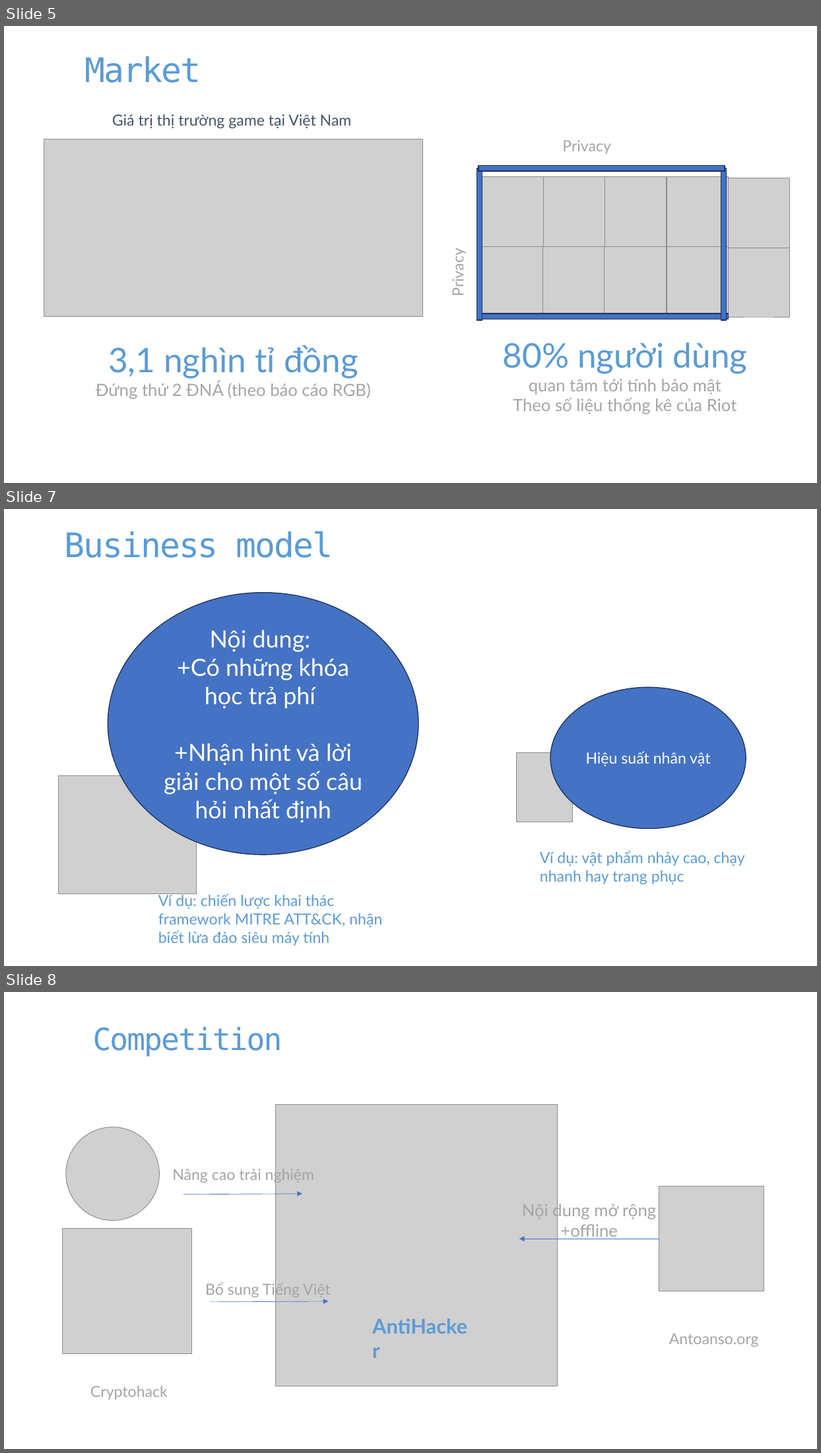
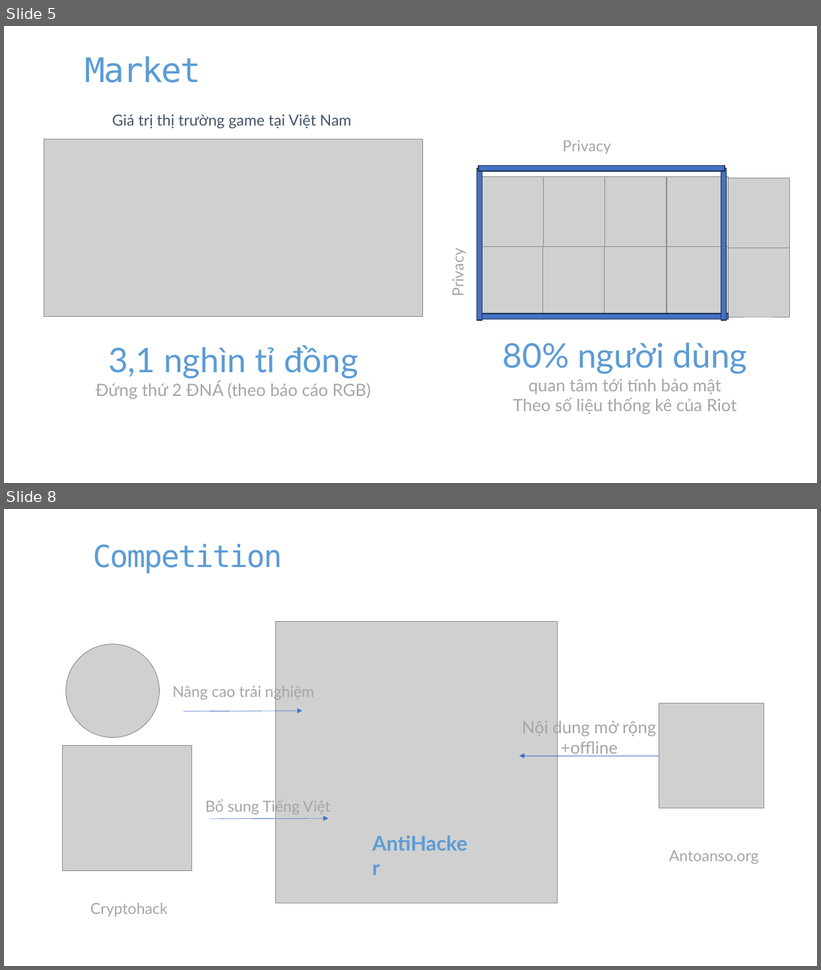
Before and after one commit to QuizGameTeam/GameUpdateRound3, a slide deck: slide/steamworkk.pptx. Shown one above the other, each under a label of ours: slides 5, 7 and 8 before the commit, slides 5 and 8 after it; the slides between them are not shown. The pictures are 821x1453 and 821x970 pixels, drawn with LibreOffice and Linux fonts; fonts in the diff are those of the drawing; grey boxes stand for pictures. Boxes give left, top, right and bottom in pixels: in the first picture for what was removed or moved away, otherwise in the second. Text is boxed around its words. In the diff, an @@ line names an element or a change of style, - is before the commit and + after.

```diff
--- a/slide/steamworkk.pptx
+++ b/slide/steamworkk.pptx
@@ slide 7 removed at bbox=[4, 509, 817, 966], background #FFFFFF @@
@@ title removed at bbox=[64, 531, 333, 558] @@
-Business model
@@ ellipse removed at bbox=[108, 593, 418, 855] @@
-Nội dung:
-+Có những khóa học trả phí
-+Nhận hint và lời giải cho một số câu hỏi nhất định
@@ ellipse removed at bbox=[550, 688, 746, 829] @@
-Hiệu suất nhân vật
@@ picture removed at bbox=[516, 753, 572, 822] @@
@@ picture removed at bbox=[58, 776, 196, 894] @@
@@ text removed at bbox=[540, 851, 745, 885] @@
-Ví dụ: vật phẩm nhảy cao, chạy nhanh hay trang phục
@@ text removed at bbox=[158, 893, 382, 946] @@
-Ví dụ: chiến lược khai thác framework MITRE ATT&CK, nhận biết lừa đảo siêu máy tính
```
Also in this commit, not shown: 2 slides changed, 1 slide added, 1 other slide removed, 17 other files.
